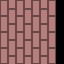
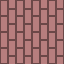
Layered file, before and after one edit (64×64). Changes by layer:
painted on "Hintergrund" over (x1=56, y1=0, x2=64, y2=64)
